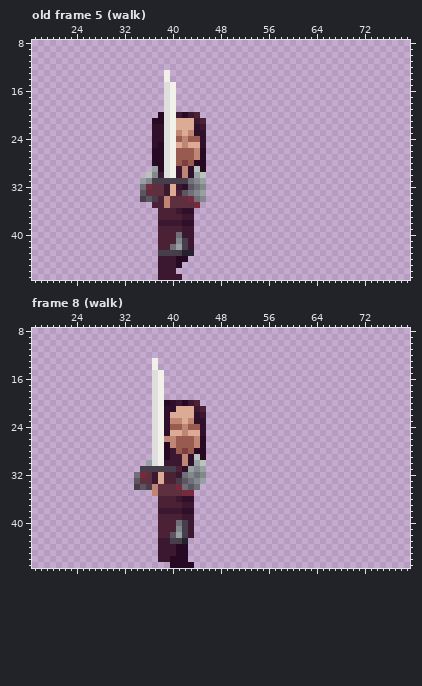
Two versions of one pixel-art file, Assets/Character.aseprite. Above is the file before it was changed.
80x48 pixels, 42 frames. Shown: old frame 5 (walk): x 17..79, y 8..47; frame 8 (walk): x 17..79, y 8..47. The commit also changed other frames, which this record leaves out.
Now the later version:
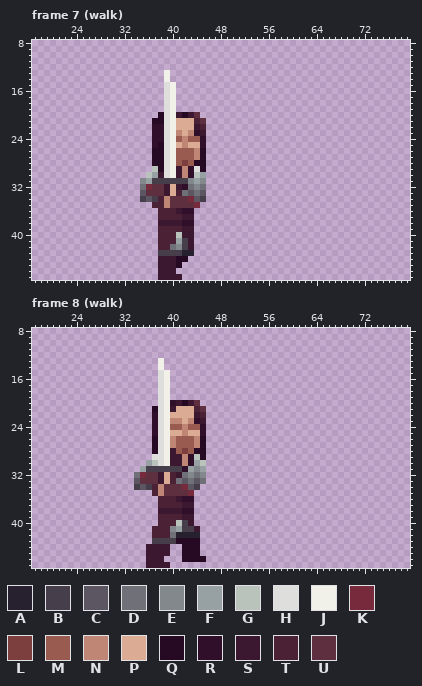
Palette (. is transparent): A #27202e  B #463e4a  C #5b5661  D #6f7078  E #82888c  F #97a1a3  G #bac2bc  H #dededc  J #f2f1e9  K #782a3d  L #7d3e3e  M #995b50  N #bf8675  P #dbac93  Q #260a23  R #300f2b  S #3b1830  T #4a2135  U #5e2f3f
A new or re-ordered frame is compared with the old frame closest to it.
Edits made:
frames re-ordered
--- frame 7 (walk) against old frame 5 (walk)
@@ x 42..47 @@
 19 ......
-20 QST...
-21 PPST..
-22 PPRS..
-23 PNRR..
+20 QSU...
+21 PPTU..
+22 PPST..
+23 PNRS..
 24 NMMR..
@@ x 33..47 @@
 28 ....QQHJMLMQQ..
-29 ....FQHJSNRGQ..
-30 ...GESHJSNRFG..
-31 ..FEBBBBBBDEF..
-32 ..DKUUSPSRCDE..
-33 ..CUUUSPTCDEF..
-34 ..BCBTNUUUKDE..
+29 ....GQHJSNRHQ..
+30 ...GFSHJSNRGF..
+31 ..EFBBBBBBEFE..
+32 ..DKUUSPSRDED..
+33 ..CUUUSPTDCDC..
+34 ..BCBTNUUUKCB..
 35 ....TTNUUUUK...
@@ x 39..43 @@
 39 TTTSS
-40 TTDSS
-41 TTEBS
-42 TDFBS
+40 TTGSS
+41 TTFBS
+42 TDEBS
 43 BBBAA
--- frame 8 (walk)
@@ x 33..47 @@
 12 ...............
-13 ....J..........
-14 ....J..........
-15 ....HJ.........
-16 ....HJ.........
-17 ....HJ.........
-18 ....HJ.........
-19 ....HJ.........
-20 ....HJQRSQST...
-21 ....HJRRPPPST..
-22 ....HJRPPPPRS..
-23 ....HJRNNPNRR..
-24 ....HJRMMNMMR..
-25 ....HJRPPNPPR..
-26 ....HJNNMMMNQ..
-27 ....HJQNMMMNQ..
-28 ....HJQSMLMQQ..
-29 ....HJQSSNRGQ..
-30 ...FHJSSSNRFG..
-31 ..BBBBBBTRFEF..
-32 .DKUSPTTSDEDE..
-33 .CUUSPTTBCDEF..
-34 .BCBNUUUKDCD...
-35 ....NUUUUKK....
+13 .....J.........
+14 .....J.........
+15 .....HJ........
+16 .....HJ........
+17 .....HJ........
+18 .....HJ........
+19 .....HJ........
+20 .....HJRSQSU...
+21 ....QHJSPPPTU..
+22 ....RHJPPPPST..
+23 ....RHJNNPNRS..
+24 ....RHJMMNMMR..
+25 ....RHJPPNPPR..
+26 ....QHJNMMMNQ..
+27 ....QHJNMMMNQ..
+28 ....QHJSMLMQQ..
+29 ....HHJSSNRGQ..
+30 ...FGHJSSNRFG..
+31 ..FBBBBBBRFEF..
+32 .DKUUSPTSDEDE..
+33 .CUUUSPTDCDCD..
+34 .BCBTNUUUKCB...
+35 ....TNUUUUK....
 36 .....TTTSRR....
@@ x 34..47 @@
 39 ....TTTTSS....
-40 ....TTTDBS....
-41 ....TTTEBS....
-42 ....TTCFBS....
-43 ....SSBBA.....
-44 ....SSSQQ.....
-45 ....SSSQQ.....
-46 ....SSQQQ.....
-47 ......QQQQ....
+40 ....TTTGBS....
+41 ...TTTEFBBS...
+42 ...TTTDAAAA...
+43 ...BBBBQQQQ...
+44 ..SSSS..QQQ...
+45 ..SSSS..QQQ...
+46 ..SSS...QQQQ..
+47 ..SSSS........
Boxes around the changes in both pictures, in picture pixels (x1, y1, x2, y2):
changed: (194, 112, 206, 136)
changed: (140, 166, 158, 184)
changed: (182, 166, 206, 202)
changed: (176, 232, 182, 250)
changed: (140, 358, 206, 568)
